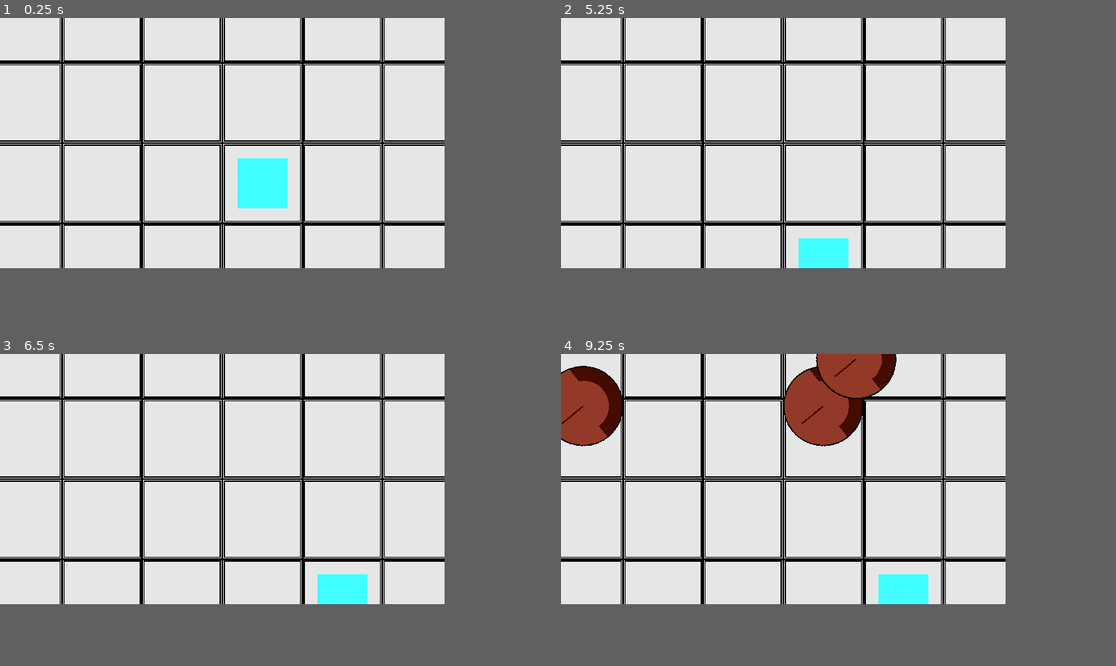
Above: before the commit, frames 1-4 (two rows, left to right).
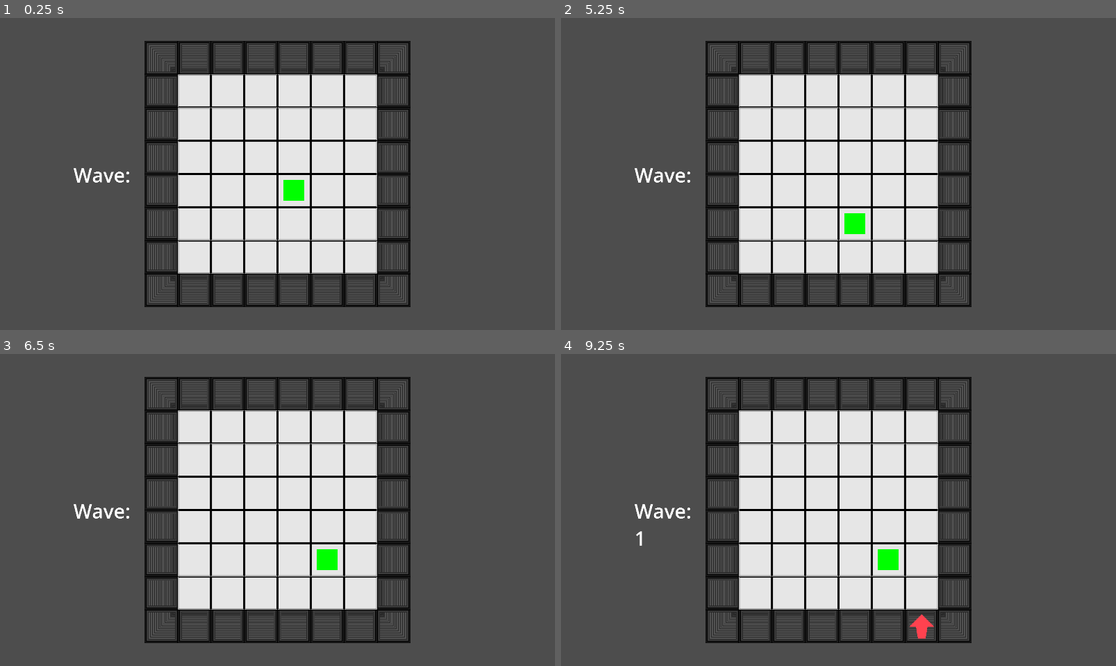
Above: after the commit, the same moments.

Repository: fantasticyeyplustiger/go-go-go
Game: Godot game, scene res://Levels/testing_level.tscn
Two runs of this game, one before a commit and one after it. Both use one fixed random seed, a clock stepped at 60 frames per second and the inputs below.
Inputs:
- Up to frame 1 (0.25 s): no input
- Up to frame 2 (5.25 s): tap Enter at 0.5 s; hold D (right) 0.53-1.28 s; tap R (respawn) every 0.75 s from 1.25 to 4.25 s; hold S (down) 1.28-2.03 s; hold D (right) 2.03-2.78 s; hold W (up) 2.78-3.53 s; hold A (left) 3.53-5.03 s; hold S (down) from 5.03 s (still down)
- Up to frame 3 (6.5 s): release S (down) at 5.78 s; hold D (right) from 5.78 s (still down)
- Up to frame 4 (9.25 s): release D (right) at 6.53 s; hold W (up) 6.53-7.28 s; hold D (right) 7.28-8.03 s; hold S (down) 8.03-8.78 s; hold A (left) from 8.78 s (still down)
In our replay, the window is 640x360 before the commit and 799x449 after it. These sizes can differ from the game's own. Grey fills any space a smaller window leaves; there, only what the larger window draws over its background counts as a difference.

The runs differ from the first frame. In frame 1, 51% of the frame differs, in the area x 0-81%, y 0-93%; in frame 2, 50%; in frame 3, 50%; in frame 4, 51%.

Commit message:
wave counter and player color change

Diff:
--- a/GoGoGo!/Levels/LevelScript.gd
+++ b/GoGoGo!/Levels/LevelScript.gd
@@ -6,8 +6,8 @@
 @export var column_attack_spot_limit : int = 0
 @export var wave : int = 0
 
-var start_music = false
-var start_wave = true
+var start_music : bool = false
+var start_wave : bool = true
 
 var row_attacks
 var column_attacks
@@ -145,6 +145,8 @@
 '''
 func on_rhythm():
 
+	$WaveLabel.text = ("Wave: \n" + str(wave))
+
 	if start_wave:
 		start_music = true
 		start_wave = false
--- a/GoGoGo!/Levels/testing_level.tscn
+++ b/GoGoGo!/Levels/testing_level.tscn
@@ -15,7 +15,7 @@
 columns = 6
 row_attack_spot_limit = 4
 column_attack_spot_limit = 4
-wave = 100
+wave = 1
 
 [node name="TileMap" parent="." instance=ExtResource("1_5yvkk")]
 layer_0/tile_data = PackedInt32Array(-393216, 1, 0, -327680, 1, 0, -262144, 1, 0, -196608, 1, 0, -131072, 1, 0, -65536, …(864 unchanged characters)…
@@ -114,4 +114,12 @@
 [node name="AudioStreamPlayer" type="AudioStreamPlayer" parent="."]
 stream = ExtResource("8_ivlhn")
 
+[node name="WaveLabel" type="Label" parent="."]
+offset_left = -800.0
+offset_top = -864.0
+offset_right = -749.0
+offset_bottom = -841.0
+theme_override_font_sizes/font_size = 150
+text = "Wave: "
+
 [connection signal="timeout" from="Timer" to="." method="on_rhythm"]
--- a/GoGoGo!/Player/Globals.gd
+++ b/GoGoGo!/Player/Globals.gd
@@ -8,7 +8,7 @@
 		directions.RIGHT : Vector2.RIGHT, directions.UP : Vector2.UP}
 
 const obstacle_speed = {obstacle_types.BOULDER : 750, obstacle_types.ROCK_PELLET : 2000,
-				obstacle_types.STEEL_BALL : 1500, obstacle_types.IRON_PELLET : 3000}
+				obstacle_types.STEEL_BALL : 2000, obstacle_types.IRON_PELLET : 3000}
 
 # Globals.emit_signal(signal name)
 # Globals.(signal name).connect()
--- a/GoGoGo!/Player/player.tscn
+++ b/GoGoGo!/Player/player.tscn
@@ -18,7 +18,7 @@
 offset_top = -80.0
 offset_right = 80.0
 offset_bottom = 80.0
-color = Color(0.254902, 1, 1, 1)
+color = Color(0, 1, 0, 1)
 
 [node name="Hitbox" type="Area2D" parent="."]
 collision_layer = 15
--- a/GoGoGo!/project.godot
+++ b/GoGoGo!/project.godot
@@ -21,8 +21,8 @@
 
 [display]
 
-window/size/viewport_width=640
-window/size/viewport_height=360
+window/size/viewport_width=1920
+window/size/viewport_height=1080
 
 [input]
 
